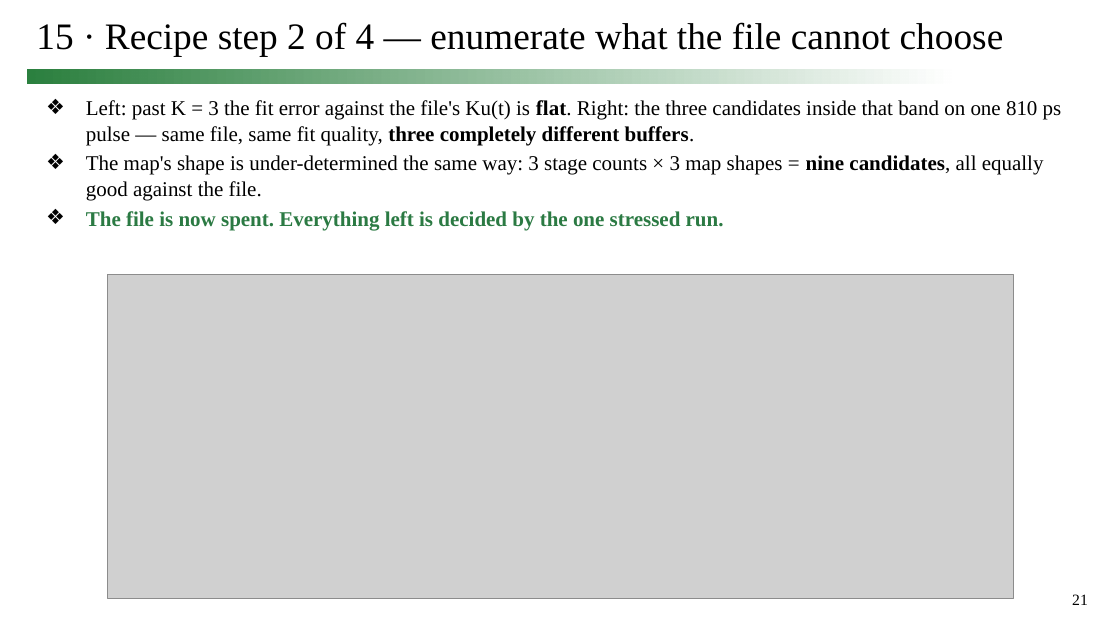
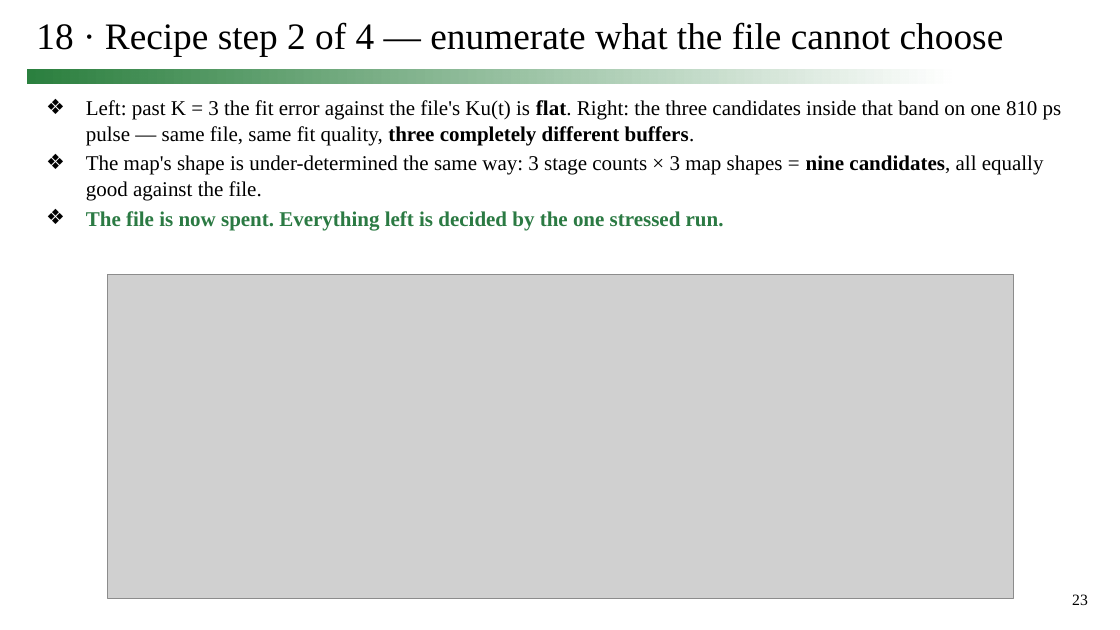
Before and after one commit to simon9721/ibis_comparison, a slide deck: slide 23 of results/meeting_deck_2026-09-24/0924_track1_story.pptx (slide 21 before the commit). Drawn at 1120x630 pixels with LibreOffice and Linux fonts; fonts in the diff are those of the drawing; grey boxes stand for pictures. Boxes give left, top, right and bottom in pixels: in the first picture for what was removed or moved away, otherwise in the second. Text is boxed around its words. In the diff, an @@ line names an element or a change of style, - is before the commit and + after.

```diff
--- a/results/meeting_deck_2026-09-24/0924_track1_story.pptx
+++ b/results/meeting_deck_2026-09-24/0924_track1_story.pptx
@@ title at (x1=36, y1=22, x2=1004, y2=57): text changed @@
-15 · Recipe step 2 of 4 — enumerate what the file cannot choose
+18 · Recipe step 2 of 4 — enumerate what the file cannot choose
@@ page number at (x1=1072, y1=594, x2=1088, y2=605): text changed @@
-21
+23
```
Also in this commit, not shown: 10 other slides changed, 3 slides added, 1 slide removed, 7 other files.
